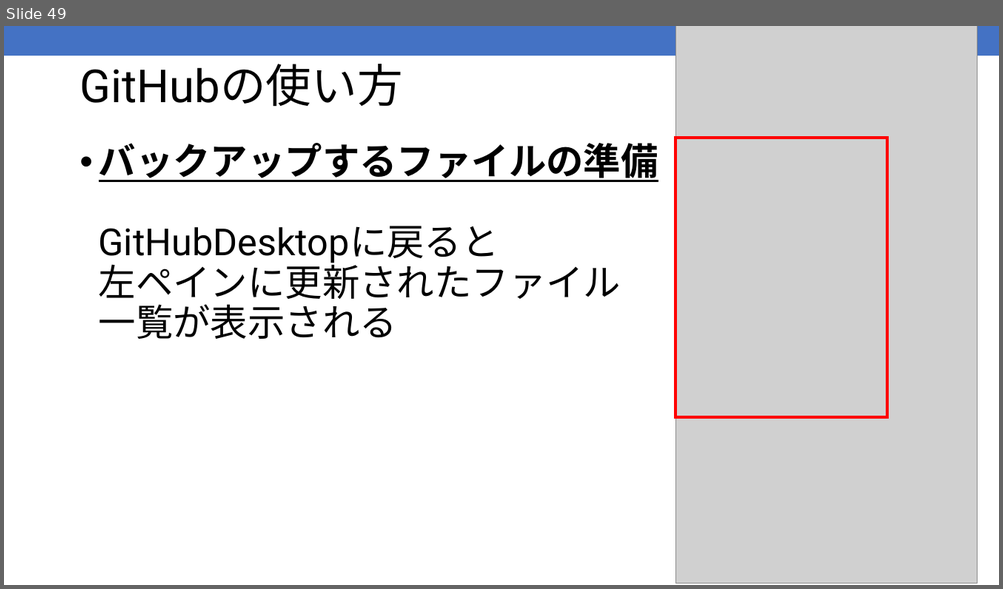
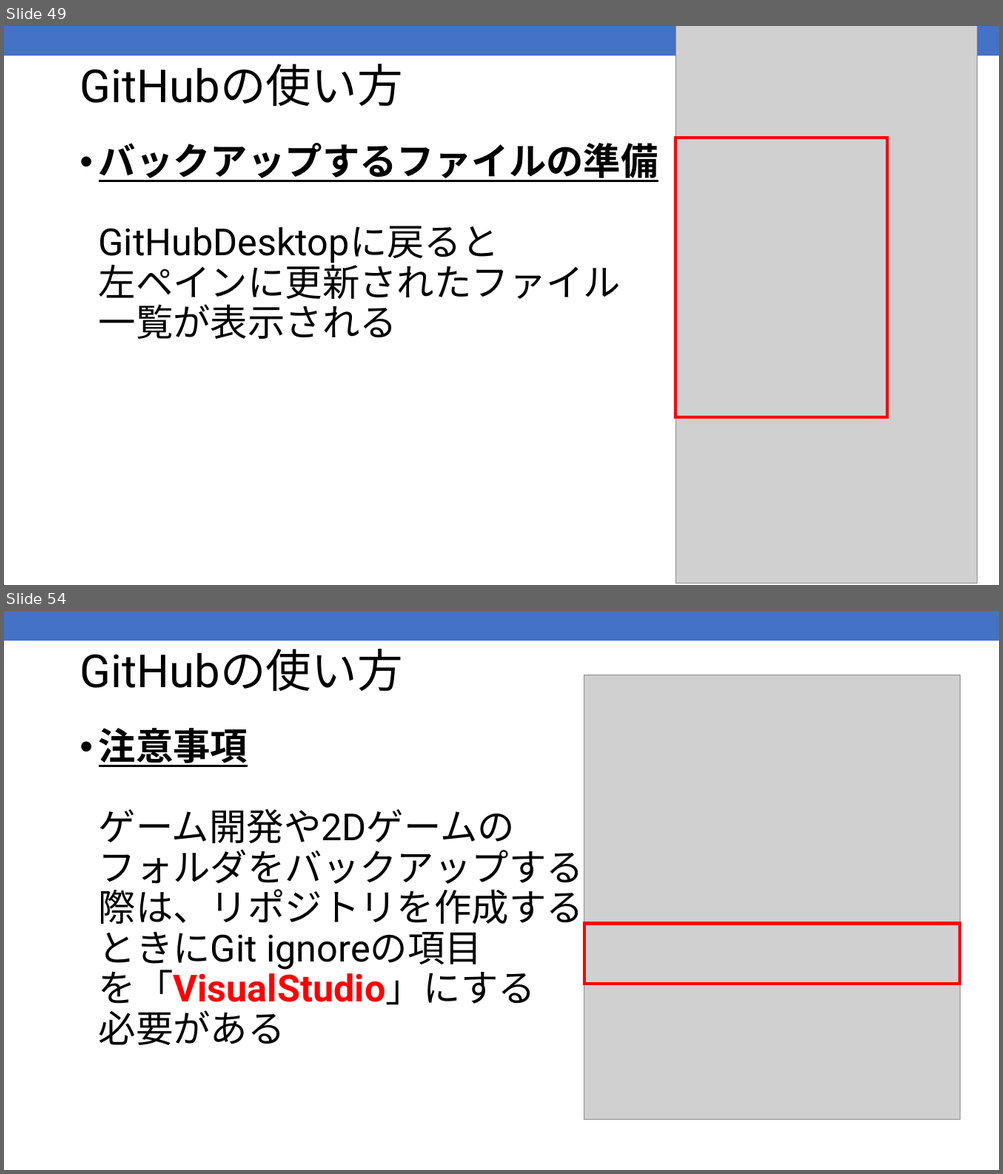
Before and after one commit to kic-murata/cpp2025, a slide deck: 授業資料/GitHub登録方法.pptx. Shown one above the other, each under a label of ours: slide 49 before the commit, slides 49 and 54 after it; the slides between them are not shown. The pictures are 1003x589 and 1003x1174 pixels, drawn with LibreOffice and Linux fonts; fonts in the diff are those of the drawing; grey boxes stand for pictures. Boxes give left, top, right and bottom in pixels: in the first picture for what was removed or moved away, otherwise in the second. Text is boxed around its words. In the diff, an @@ line names an element or a change of style, - is before the commit and + after.

```diff
--- a/授業資料/GitHub登録方法.pptx
+++ b/授業資料/GitHub登録方法.pptx
@@ slide 54 added at (4,611,999,1170), background #FFFFFF; not listed: 1 template element that a slide beside it also shows @@
@@ title added at (79,649,402,692), 44 pt, text #000000 @@
+GitHubの使い方
@@ picture added at (584,675,960,1120) @@
@@ text added at (99,728,583,1045), 36 pt, text #000000 @@
+• 注意事項
+  ゲーム開発や2Dゲームの
+  フォルダをバックアップする
+  際は、リポジトリを作成する
+  ときにGit ignoreの項目
+  を「VisualStudio」にする
+  必要がある
@@ rectangle added at (584,923,960,984), outline #FF0000 3 pt @@
```
Also in this commit, not shown: 3 slides changed, 2 other slides added, 1 other file.
